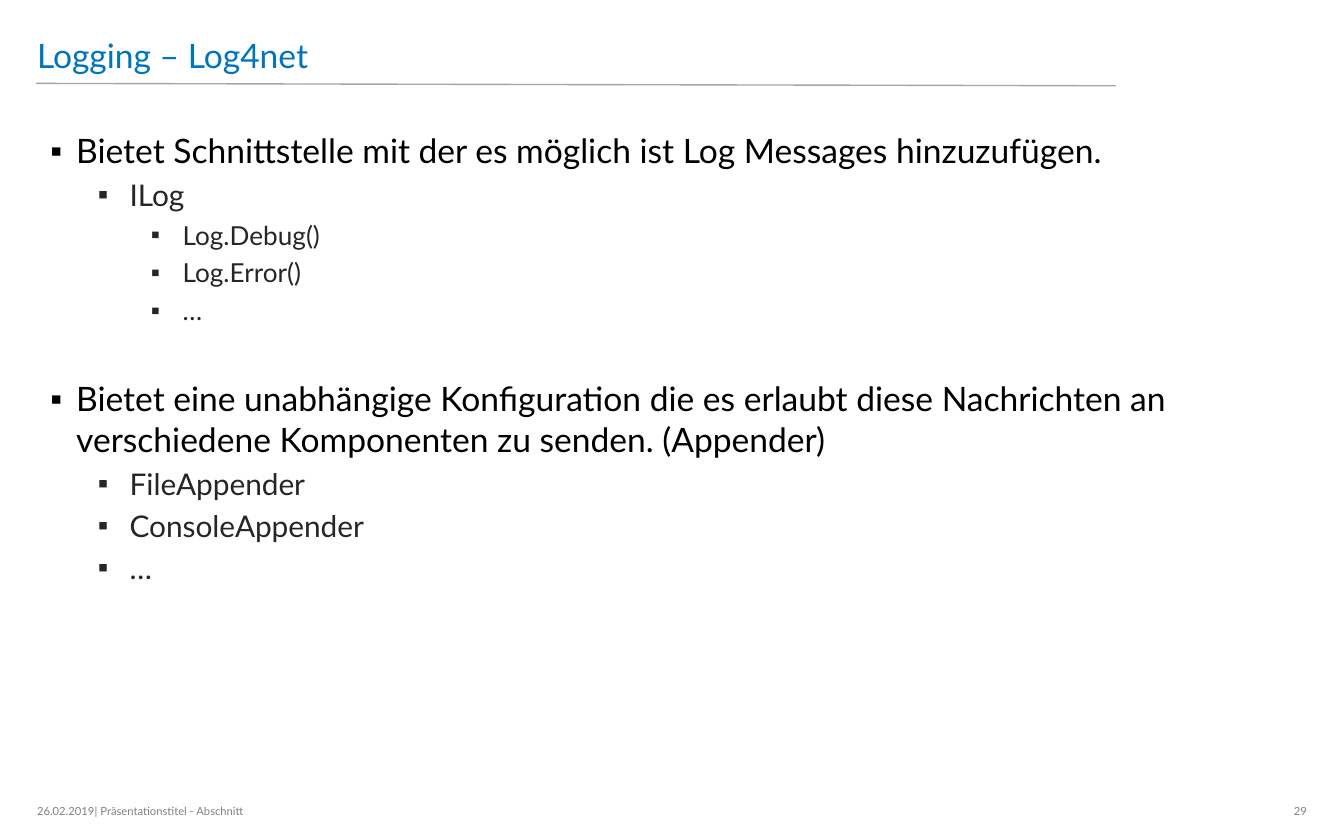
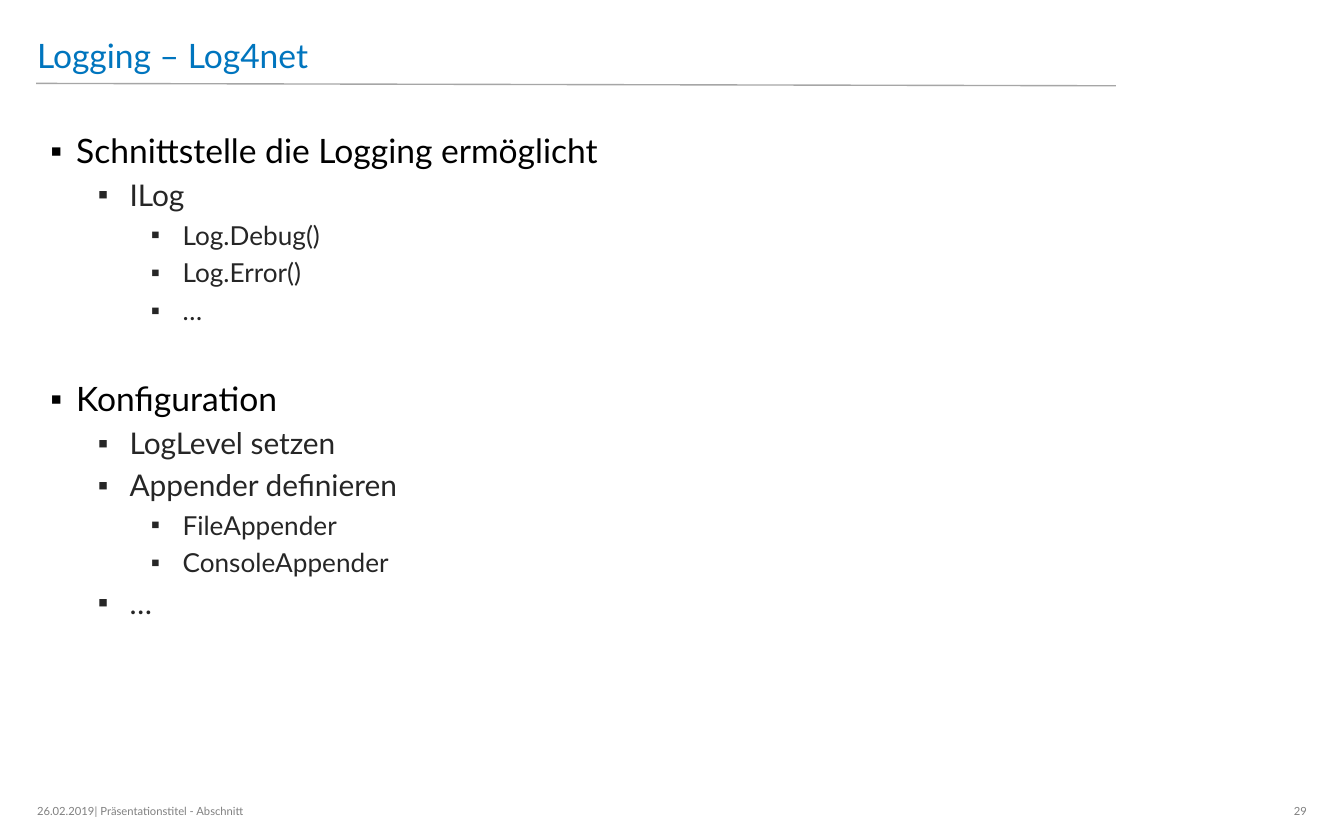
Before and after one commit to dacasi/Ausbildung, a slide deck: slide 29 of Fehlerbehandung und Debugging.pptx. Drawn at 1344x840 pixels with LibreOffice and Linux fonts; fonts in the diff are those of the drawing; background and template pictures are left out. Boxes give left, top, right and bottom in pixels: in the first picture for what was removed or moved away, otherwise in the second. Text is boxed around its words. In the diff, an @@ line names an element or a change of style, - is before the commit and + after.

```diff
--- a/Fehlerbehandung und Debugging.pptx
+++ b/Fehlerbehandung und Debugging.pptx
@@ text at box(76, 138, 598, 169): text changed @@
-▪ Bietet Schnittstelle mit der es möglich ist Log Messages hinzuzufügen.
+▪ Schnittstelle die Logging ermöglicht
@@ text at box(76, 386, 397, 501): text changed; size 18 to 16 pt; text colour #000000 to #262626 @@
-▪ Bietet eine unabhängige Konfiguration die es erlaubt diese Nachrichten an verschiedene Komponenten zu senden. (Appender)
+▪ Konfiguration
+  ▪ LogLevel setzen
+  ▪ Appender definieren
@@ text at box(183, 515, 389, 577): size 16 to 14 pt in "FileAppender", "ConsoleAppender"; list level 2 to 3 in "FileAppender"; list level 2 to 3 in "ConsoleAppender" @@
```
Also in this commit, not shown: 8 other slides changed, 2 other files.
